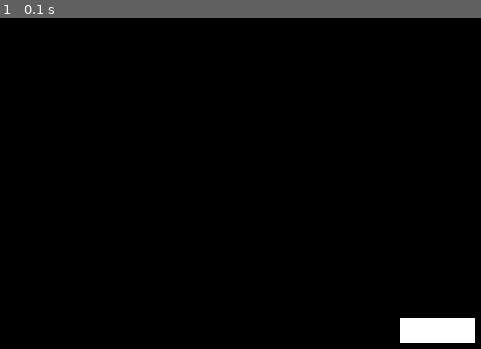
Above: before the commit, frame 1.
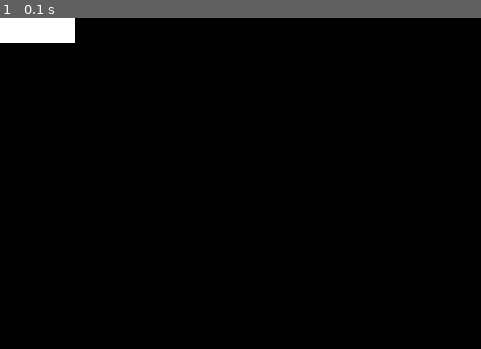
Above: after the commit, the same moment.

Repository: trmdn/Mini-Projects
Game: pygame game, started from Game/main.py
Two runs of this game, one before a commit and one after it. Both use one fixed random seed, a clock stepped at 60 frames per second and the inputs below.
Inputs:
- Up to frame 1 (0.1 s): no input

The runs differ from the first frame. In frame 1, 2.4% of the frame differs, in the area x 0-99%, y 0-99%.

Commit message:
some changes

Diff:
--- a/Game/main.py
+++ b/Game/main.py
@@ -21,13 +21,14 @@
         self.surf.fill((255, 255, 255))
         self.rect = self.surf.get_rect()
 
+
 # Initialize pygame
 pygame.init()
 
 # Create the screen object
 screen = pygame.display.set_mode((SCREEN_WIDTH, SCREEN_HEIGHT))
 
-# Instantiate player. Right now, this is just a rectangle.
+
 player = Player()
 
 # Variable to keep the main loop running
@@ -35,22 +36,16 @@
 
 # Main loop
 while running:
-    # for loop through the event queue
     for event in pygame.event.get():
-        # Check for KEYDOWN event
         if event.type == KEYDOWN:
-            # If the Esc key is pressed, then exit the main loop
             if event.key == K_ESCAPE:
                 running = False
-        # Check for QUIT event. If QUIT, then set running to false.
+
         elif event.type == QUIT:
             running = False
 
-    # Fill the screen with black
     screen.fill((0, 0, 0))
 
-    # Draw the player on the screen
-    screen.blit(player.surf, (SCREEN_WIDTH/2, SCREEN_HEIGHT/2))
+    screen.blit(player.surf, player.rect)
 
-    # Update the display
     pygame.display.flip()
